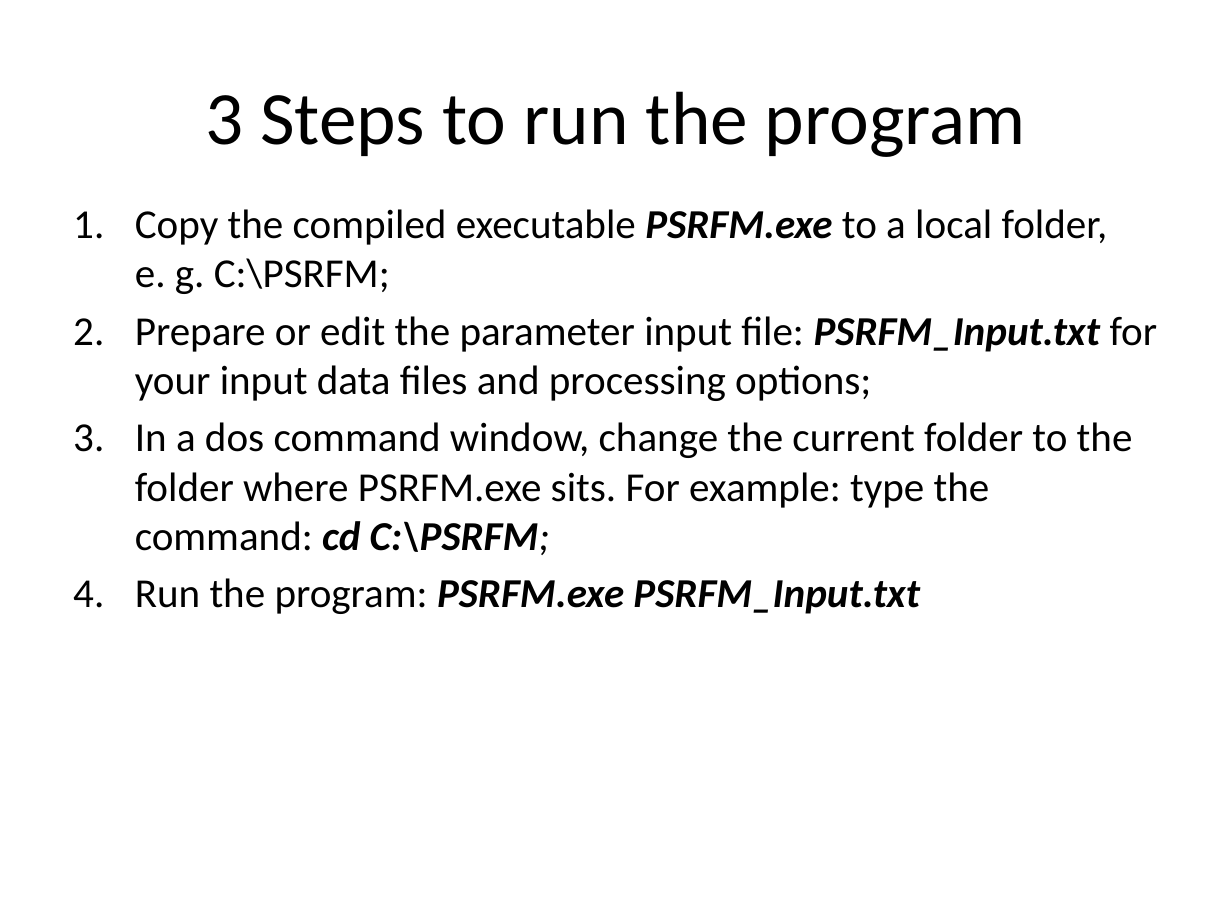
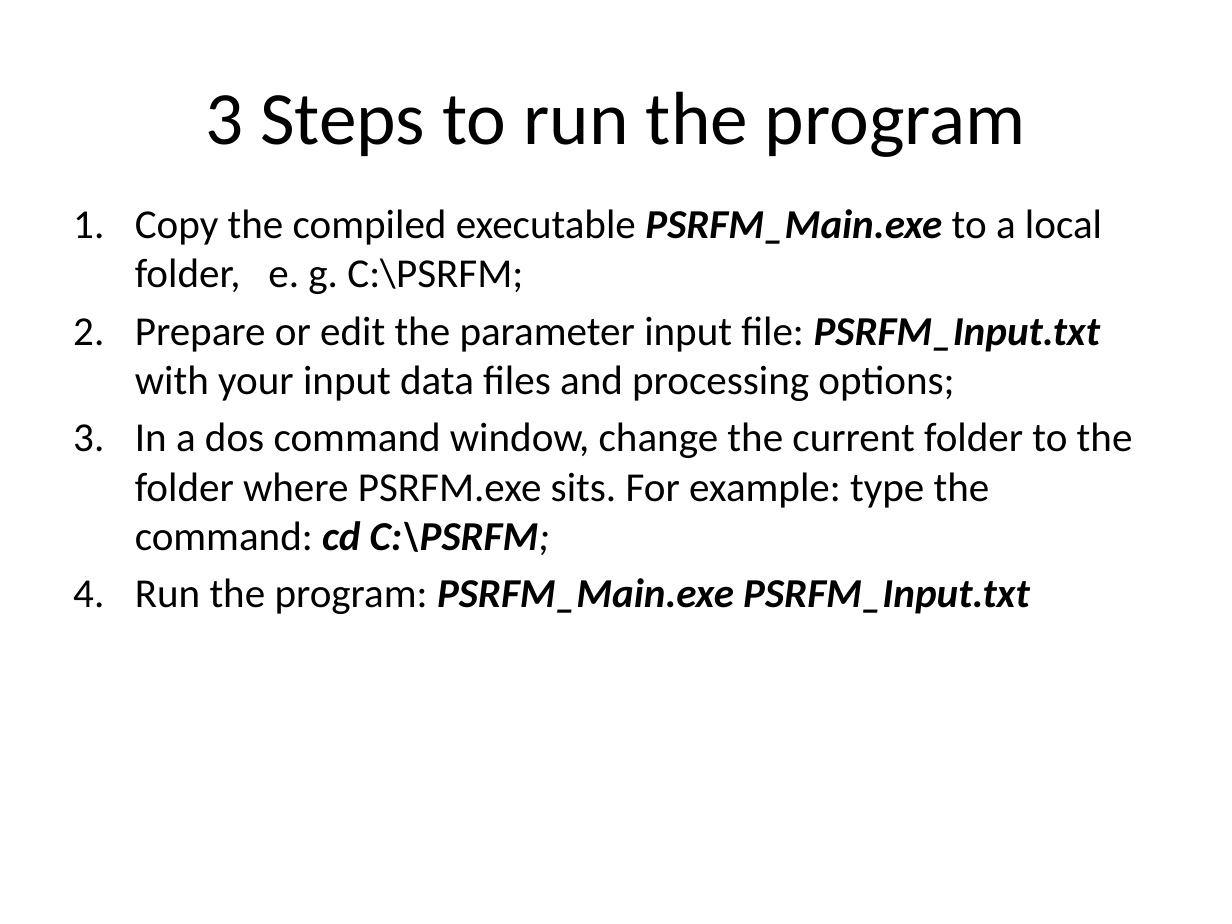
Before and after one commit to dzhong-hub/PSRFM, a slide deck: slide 3 of doc/PSRFMUserGuide.pptx. Drawn at 1232x924 pixels with LibreOffice and Linux fonts; fonts in the diff are those of the drawing. Boxes give left, top, right and bottom in pixels: in the first picture for what was removed or moved away, otherwise in the second. Text is boxed around its words. In the diff, an @@ line names an element or a change of style, - is before the commit and + after.

```diff
--- a/doc/PSRFMUserGuide.pptx
+++ b/doc/PSRFMUserGuide.pptx
@@ text at (135,209,1102,401): text changed @@
-1. Copy the compiled executable PSRFM.exe to a local folder, e. g. C:\PSRFM;
-2. Prepare or edit the parameter input file: PSRFM_Input.txt for your input data files and processing options;
+1. Copy the compiled executable PSRFM_Main.exe to a local folder, e. g. C:\PSRFM;
+2. Prepare or edit the parameter input file: PSRFM_Input.txt with your input data files and processing options;
@@ text at (135,578,1030,614): text changed @@
-4. Run the program: PSRFM.exe PSRFM_Input.txt
+4. Run the program: PSRFM_Main.exe PSRFM_Input.txt
```
Also in this commit, not shown: 7 other slides changed, 4 slides added.
